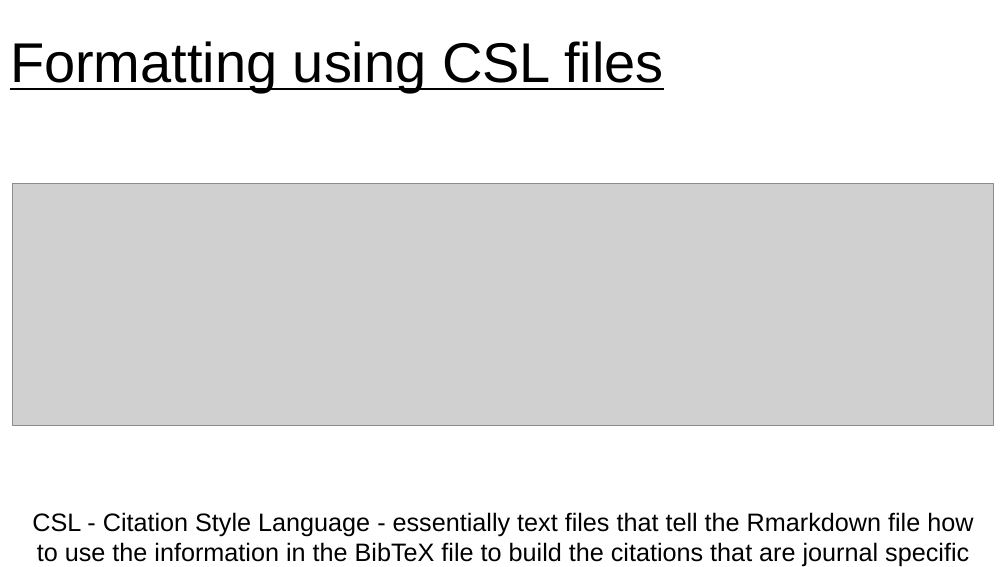
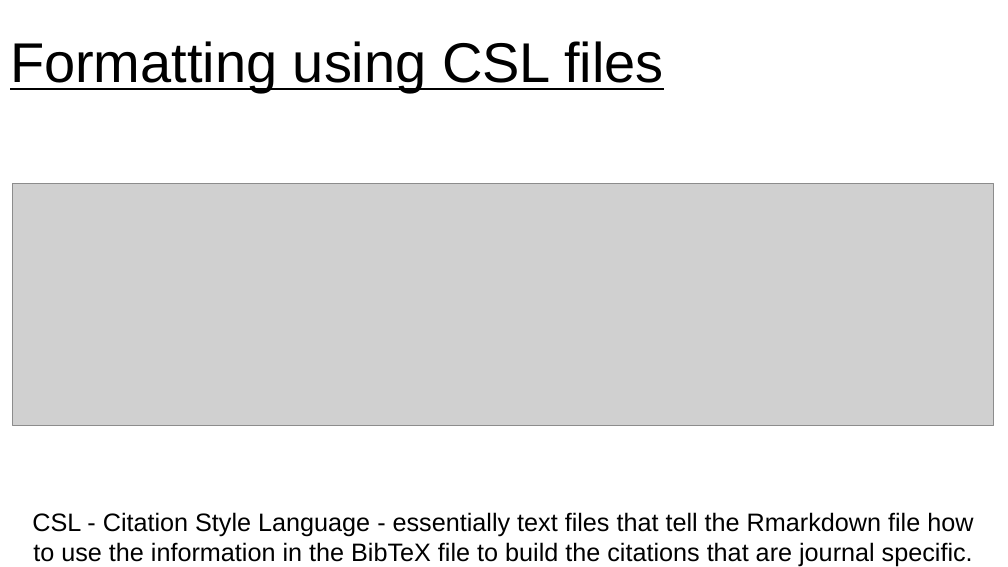
Before and after one commit to jennahamlin/GiGte, a slide deck: slide 12 of GiGte.pptx. Drawn at 1008x567 pixels with LibreOffice and Linux fonts; fonts in the diff are those of the drawing; grey boxes stand for pictures. Boxes give left, top, right and bottom in pixels: in the first picture for what was removed or moved away, otherwise in the second. Text is boxed around its words. In the diff, an @@ line names an element or a change of style, - is before the commit and + after.

```diff
--- a/GiGte.pptx
+++ b/GiGte.pptx
@@ text at [32,512,973,567]: text changed @@
-CSL - Citation Style Language - essentially text files that tell the Rmarkdown file how to use the information in the BibTeX file to build the citations that are journal specific
+CSL - Citation Style Language - essentially text files that tell the Rmarkdown file how to use the information in the BibTeX file to build the citations that are journal specific.
```
Also in this commit, not shown: 10 other slides changed, 4 slides added, 1 other file.
